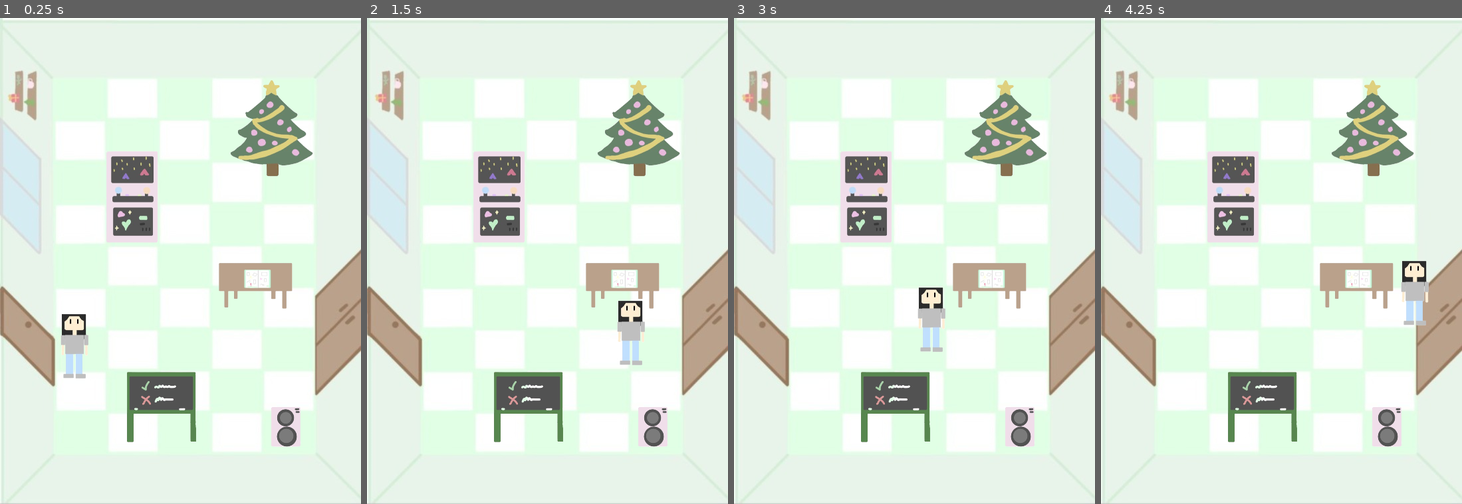
Above: before the commit, frames 1-4 (left to right).
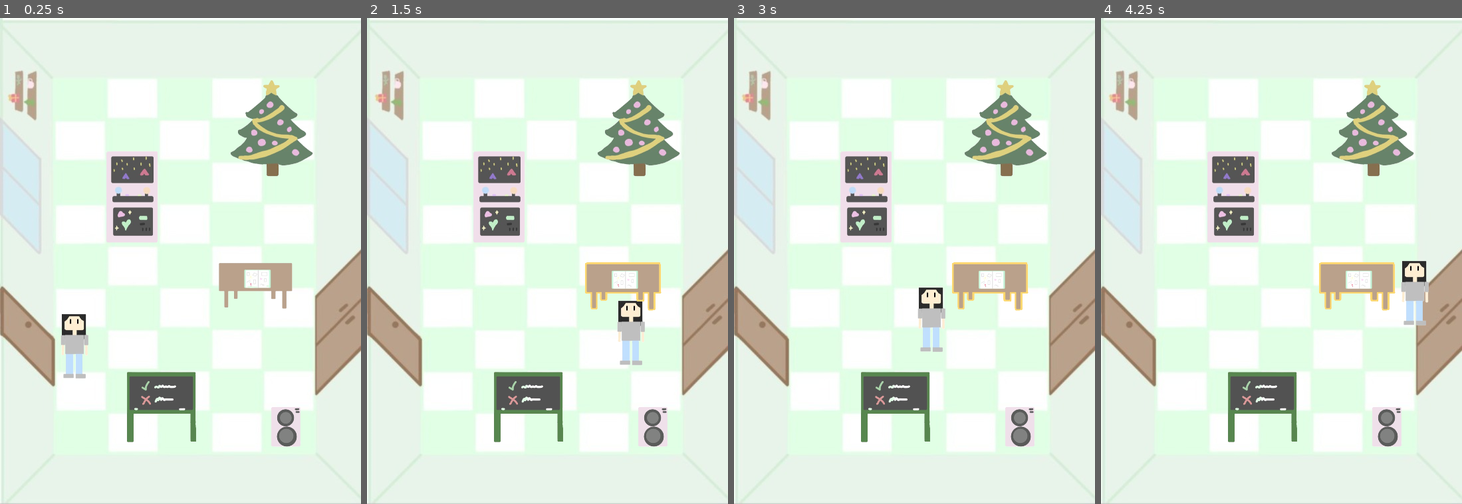
Above: after the commit, the same moments.

Repository: YanaKovaleva/isabelXmas
Game: Godot game, scene res://main.tscn
Two runs of this game, one before a commit and one after it. Both use one fixed random seed, a clock stepped at 60 frames per second and the inputs below.
Inputs:
- Up to frame 1 (0.25 s): no input
- Up to frame 2 (1.5 s): tap Enter at 0.5 s; hold D (right) from 0.53 s (still down); tap Alt at 0.6 s; tap Up (up) at 0.77 s; tap Shift at 1.35 s
- Up to frame 3 (3 s): tap Up (up) at 1.52 s; tap Space at 2 s; release D (right) at 2.03 s; hold Left (left) 2.03-2.78 s; tap Alt at 2.1 s; hold D (right) from 2.78 s (still down); tap Shift at 2.85 s
- Up to frame 4 (4.25 s): keep holding D (right); tap Up (up) at 3.02, 3.77 s; tap Alt at 3.6 s

The runs differ from the first frame. In frame 2, 0.5% of the frame differs, in the area x 60-82%, y 50-61%; in frame 3, 0.5%; in frame 4, 0.5%.

Commit message:
Highlights
Figured out the highlights and got the majority of them done. A bit glitchy but it might just have to stay that way...

Diff:
--- /dev/null
+++ b/isabel/game.gd
@@ -0,0 +1,11 @@
+extends Sprite2D
+
+
+# Called when the node enters the scene tree for the first time.
+func _ready() -> void:
+	pass # Replace with function body.
+
+
+# Called every frame. 'delta' is the elapsed time since the previous frame.
+func _process(delta: float) -> void:
+	pass
--- a/isabel/main.tscn
+++ b/isabel/main.tscn
@@ -7,8 +7,13 @@
 [ext_resource type="Texture2D" uid="uid://b0cun0xhrue7x" path="res://images/music.png" id="4_4c57u"]
 [ext_resource type="Texture2D" uid="uid://n1n58prlanid" path="res://images/tree.png" id="5_efxa6"]
 [ext_resource type="Texture2D" uid="uid://cddrjgnqq1pdn" path="res://images/quiz.png" id="6_dg77c"]
+[ext_resource type="Script" uid="uid://bgei1wth2bv3m" path="res://speaker.gd" id="6_w48qg"]
 [ext_resource type="Texture2D" uid="uid://ckw6n3evo67yu" path="res://images/game.png" id="7_ycdy4"]
+[ext_resource type="Script" uid="uid://bp5fb8twdlgw7" path="res://tree.gd" id="8_vivmo"]
 [ext_resource type="Texture2D" uid="uid://ccrfj6j0821r2" path="res://images/photos.png" id="8_w48qg"]
+[ext_resource type="Script" uid="uid://b8ty1st67ul14" path="res://quiz.gd" id="10_2cqfq"]
+[ext_resource type="Script" uid="uid://3qb1ikcwchqa" path="res://game.gd" id="12_yaehf"]
+[ext_resource type="Script" uid="uid://nl363y1pqnb0" path="res://photos.gd" id="14_074og"]
 
 [sub_resource type="RectangleShape2D" id="RectangleShape2D_vivmo"]
 size = Vector2(44, 102)
@@ -45,7 +50,7 @@
 size = Vector2(224, 326)
 
 [sub_resource type="RectangleShape2D" id="RectangleShape2D_getpj"]
-size = Vector2(340, 187.5)
+size = Vector2(345, 247.5)
 
 [sub_resource type="RectangleShape2D" id="RectangleShape2D_kek77"]
 size = Vector2(54, 635)
@@ -82,14 +87,16 @@
 animation = &"front"
 
 [node name="speaker" type="Sprite2D" parent="."]
+modulate = Color(1, 1, 1, 0.945098)
 position = Vector2(433, 611)
 scale = Vector2(0.3, 0.3)
 texture = ExtResource("4_4c57u")
+script = ExtResource("6_w48qg")
 
 [node name="Area2D" type="Area2D" parent="speaker"]
 
 [node name="CollisionShape2D" type="CollisionShape2D" parent="speaker/Area2D"]
-position = Vector2(-10.5162, 3.33337)
+position = Vector2(-3.33331, 16.6667)
 scale = Vector2(1.12725, 1)
 shape = SubResource("RectangleShape2D_yaehf")
 
@@ -97,6 +104,7 @@
 position = Vector2(401, 154)
 scale = Vector2(0.5, 0.5)
 texture = ExtResource("5_efxa6")
+script = ExtResource("8_vivmo")
 
 [node name="Area2D" type="Area2D" parent="tree"]
 
@@ -109,6 +117,7 @@
 position = Vector2(227, 573)
 scale = Vector2(0.4, 0.4)
 texture = ExtResource("6_dg77c")
+script = ExtResource("10_2cqfq")
 
 [node name="Area2D" type="Area2D" parent="quiz"]
 
@@ -121,6 +130,7 @@
 position = Vector2(200, 265)
 scale = Vector2(0.5, 0.5)
 texture = ExtResource("7_ycdy4")
+script = ExtResource("12_yaehf")
 
 [node name="Area2D" type="Area2D" parent="game"]
 
@@ -132,12 +142,13 @@
 position = Vector2(380, 383)
 scale = Vector2(0.4, 0.4)
 texture = ExtResource("8_w48qg")
+script = ExtResource("14_074og")
 
 [node name="Area2D" type="Area2D" parent="photos"]
 
 [node name="CollisionShape2D" type="CollisionShape2D" parent="photos/Area2D"]
-position = Vector2(10.0001, 48.7501)
-scale = Vector2(1, 1)
+position = Vector2(-12.4998, 43.7501)
+scale = Vector2(0.999999, 0.999999)
 shape = SubResource("RectangleShape2D_getpj")
 
 [node name="leftBoundary" type="Area2D" parent="."]
@@ -174,6 +185,12 @@
 scale = Vector2(1, 32.3498)
 shape = SubResource("RectangleShape2D_dg77c")
 
+[connection signal="body_entered" from="speaker/Area2D" to="speaker" method="_on_area_2d_body_entered"]
+[connection signal="body_exited" from="speaker/Area2D" to="speaker" method="_on_area_2d_body_exited"]
+[connection signal="body_entered" from="quiz/Area2D" to="quiz" method="_on_area_2d_body_entered"]
+[connection signal="body_exited" from="quiz/Area2D" to="quiz" method="_on_area_2d_body_exited"]
+[connection signal="body_entered" from="photos/Area2D" to="photos" method="_on_area_2d_body_entered"]
+[connection signal="body_exited" from="photos/Area2D" to="photos" method="_on_area_2d_body_exited"]
 [connection signal="body_entered" from="leftBoundary" to="Isabel" method="_on_left_boundary_body_entered"]
 [connection signal="body_entered" from="rightBoundary" to="Isabel" method="_on_right_boundary_body_entered"]
 [connection signal="body_entered" from="topBoundary" to="Isabel" method="_on_top_boundary_body_entered"]
--- /dev/null
+++ b/isabel/photos.gd
@@ -0,0 +1,27 @@
+extends Sprite2D
+
+const REGULAR = preload("res://images/photos.png")
+const HIGHLIGHT = preload("res://images/table_y.png")
+# Called when the node enters the scene tree for the first time.
+func _ready() -> void:
+	texture = REGULAR;
+
+
+# Called every frame. 'delta' is the elapsed time since the previous frame.
+func _process(delta: float) -> void:
+	pass
+
+
+
+func _on_area_2d_body_entered(body: Node2D) -> void:
+	texture = HIGHLIGHT;
+	scale = Vector2(0.253,0.253);
+	position.x = 383.0;
+	position.y = 406.0;
+
+
+func _on_area_2d_body_exited(body: Node2D) -> void:
+	texture = REGULAR;
+	scale = Vector2(0.4,0.4);
+	position.x=380.0;
+	position.y=383.0;
--- /dev/null
+++ b/isabel/quiz.gd
@@ -0,0 +1,27 @@
+extends Sprite2D
+
+const REGULAR = preload("res://images/quiz.png")
+const HIGHLIGHT = preload("res://images/quiz_y.png")
+# Called when the node enters the scene tree for the first time.
+func _ready() -> void:
+	pass # Replace with function body.
+
+
+# Called every frame. 'delta' is the elapsed time since the previous frame.
+func _process(delta: float) -> void:
+	pass
+
+
+
+func _on_area_2d_body_entered(body: Node2D) -> void:
+	texture = HIGHLIGHT;
+	scale = Vector2(0.3,0.3);
+	position.x = 250.0;
+	position.y = 585.0;
+
+
+func _on_area_2d_body_exited(body: Node2D) -> void:
+	texture = REGULAR;
+	scale = Vector2(0.4,0.4);
+	position.x = 227.0;
+	position.y= 573.0;
--- /dev/null
+++ b/isabel/speaker.gd
@@ -0,0 +1,25 @@
+extends Sprite2D
+
+const REGULAR = preload("res://images/music.png");
+const HIGHLIGHT = preload("res://images/music_y.png");
+
+# Called when the node enters the scene tree for the first time.
+func _ready() -> void:
+	pass # Replace with function body.
+
+
+# Called every frame. 'delta' is the elapsed time since the previous frame.
+func _process(delta: float) -> void:
+	pass
+
+
+func _on_area_2d_body_entered(body: Node2D) -> void:
+	texture = HIGHLIGHT;
+	scale = Vector2(0.2,0.2);
+	position.x = 433.0;
+	position.y = 625.0;
+func _on_area_2d_body_exited(body: Node2D) -> void:
+	texture = REGULAR;
+	scale = Vector2(0.3,0.3);
+	position.x = 433.0;
+	position.y = 611.0;
--- /dev/null
+++ b/isabel/tree.gd
@@ -0,0 +1,11 @@
+extends Sprite2D
+
+
+# Called when the node enters the scene tree for the first time.
+func _ready() -> void:
+	pass # Replace with function body.
+
+
+# Called every frame. 'delta' is the elapsed time since the previous frame.
+func _process(delta: float) -> void:
+	pass
Not shown, added: isabel/game.gd.uid
Not shown: 1 places in isabel/main.tscn that only renumber resources
Not shown, added: isabel/photos.gd.uid
Not shown, added: isabel/quiz.gd.uid
Not shown, added: isabel/speaker.gd.uid
Not shown, added: isabel/tree.gd.uid
